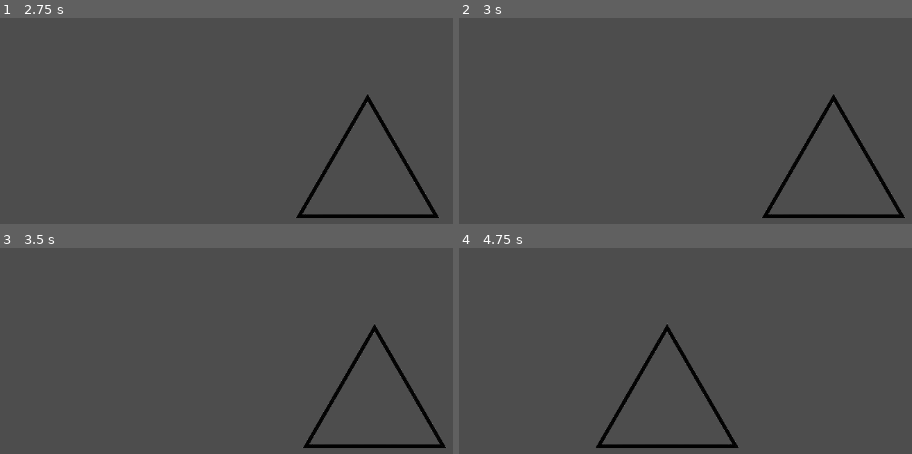
Above: before the commit, frames 1-4 (two rows, left to right).
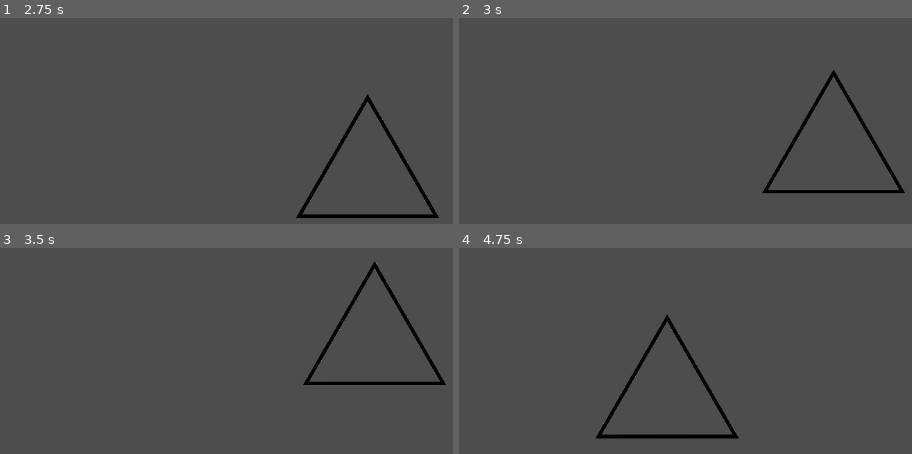
Above: after the commit, the same moments.

Repository: RedRex100/Armas_godot
Game: Godot game, scene res://Cenas/Personagem.tscn
Two runs of this game, one before a commit and one after it. Both use one fixed random seed, a clock stepped at 60 frames per second and the inputs below. This scene is started directly instead of the project's main scene.
Inputs:
- Up to frame 1 (2.75 s): tap Enter at 0.5 s; hold D (ui_right) 0.53-1.28 s; hold A (ui_left) 1.28-2.03 s; hold D (ui_right) from 2.03 s (still down)
- Up to frame 2 (3 s): release D (ui_right) at 2.78 s; hold W (ui_up) from 2.78 s (still down)
- Up to frame 3 (3.5 s): keep holding W (ui_up)
- Up to frame 4 (4.75 s): release W (ui_up) at 3.53 s; hold A (ui_left) from 3.53 s (still down)

Frame 1 is identical in both runs. In frame 2, 3.2% of the frame differs, in the area x 66-99%, y 25-98%; in frame 3, 3.2%; in frame 4, 3.5%, in the area x 30-62%, y 32-98%.

Commit message:
gravidade

Diff:
--- a/jogo-de-armas/Scripts/Personagem.gd
+++ b/jogo-de-armas/Scripts/Personagem.gd
@@ -1,19 +1,21 @@
 extends CharacterBody2D
 
 var speed := 200  # velocidade do personagem
-var accelerate = 9.8
-var d
-
+var h_speed
+var d = 0
+var permissao = false
 func _physics_process(delta):
-	var input_vector = Vector2.ZERO
-	var global = to_global(input_vector)
-
-	input_vector.x = Input.get_action_strength("ui_right") - Input.get_action_strength("ui_left")
-	if global.y == 0:
-		pass
-	if global.y == 0 && Input.get_action_strength("ui_up") == 1:
-		pass
-	input_vector = input_vector.normalized()
-
-	velocity = input_vector * speed
+	position.x += speed * delta * (Input.get_action_strength("ui_right")- Input.get_action_strength("ui_left"))
+	print(position)
+	if position.y == 0 && Input.get_action_strength("ui_up") == 1:
+		permissao = true
+	if permissao:
+		d += delta
+		h_speed = speed - d * 196
+		position.y += h_speed * delta * -1
+		if position.y >= 0:
+			position.y = 0
+			d = 0
+			permissao = false
+			h_speed = 0
 	move_and_slide()
